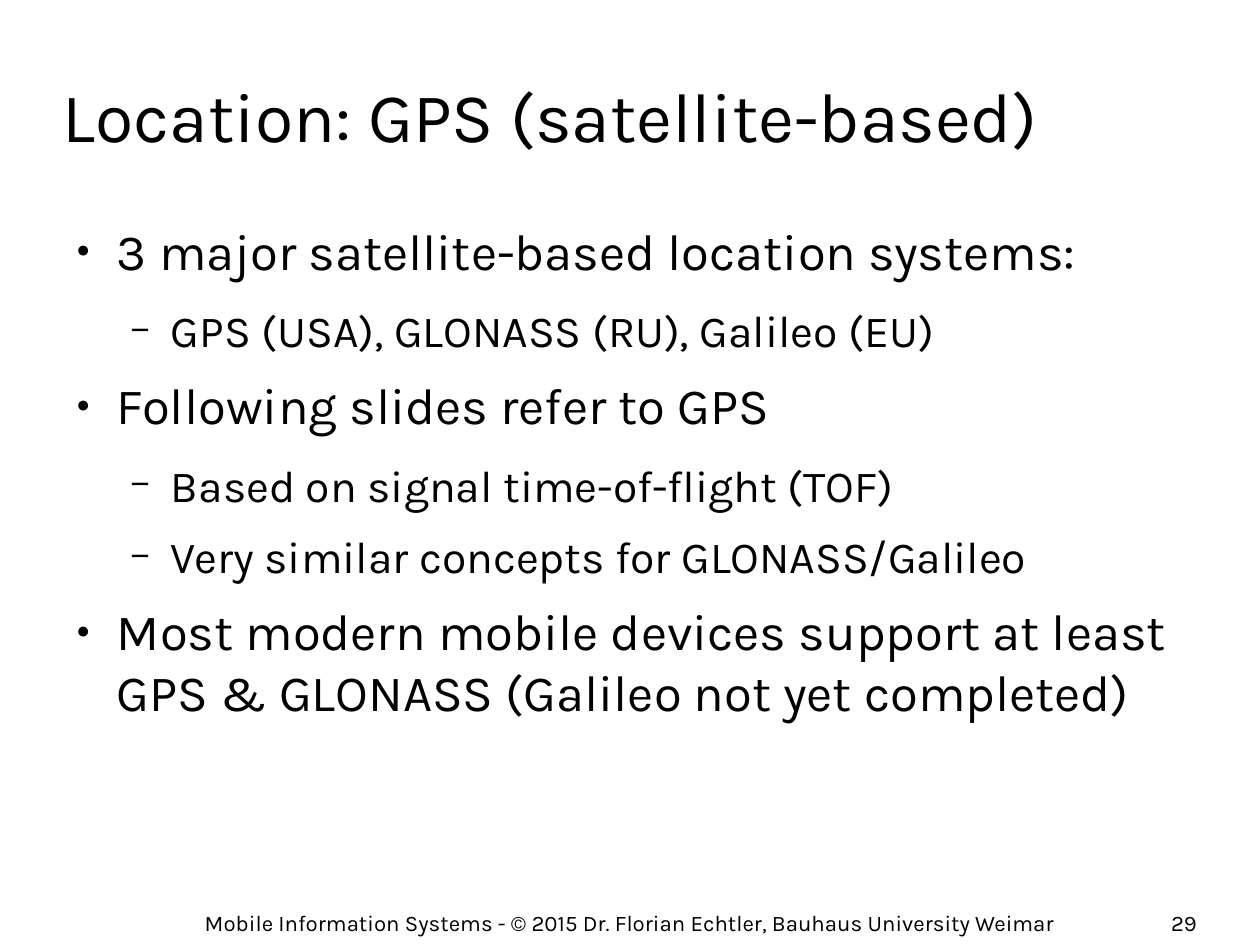
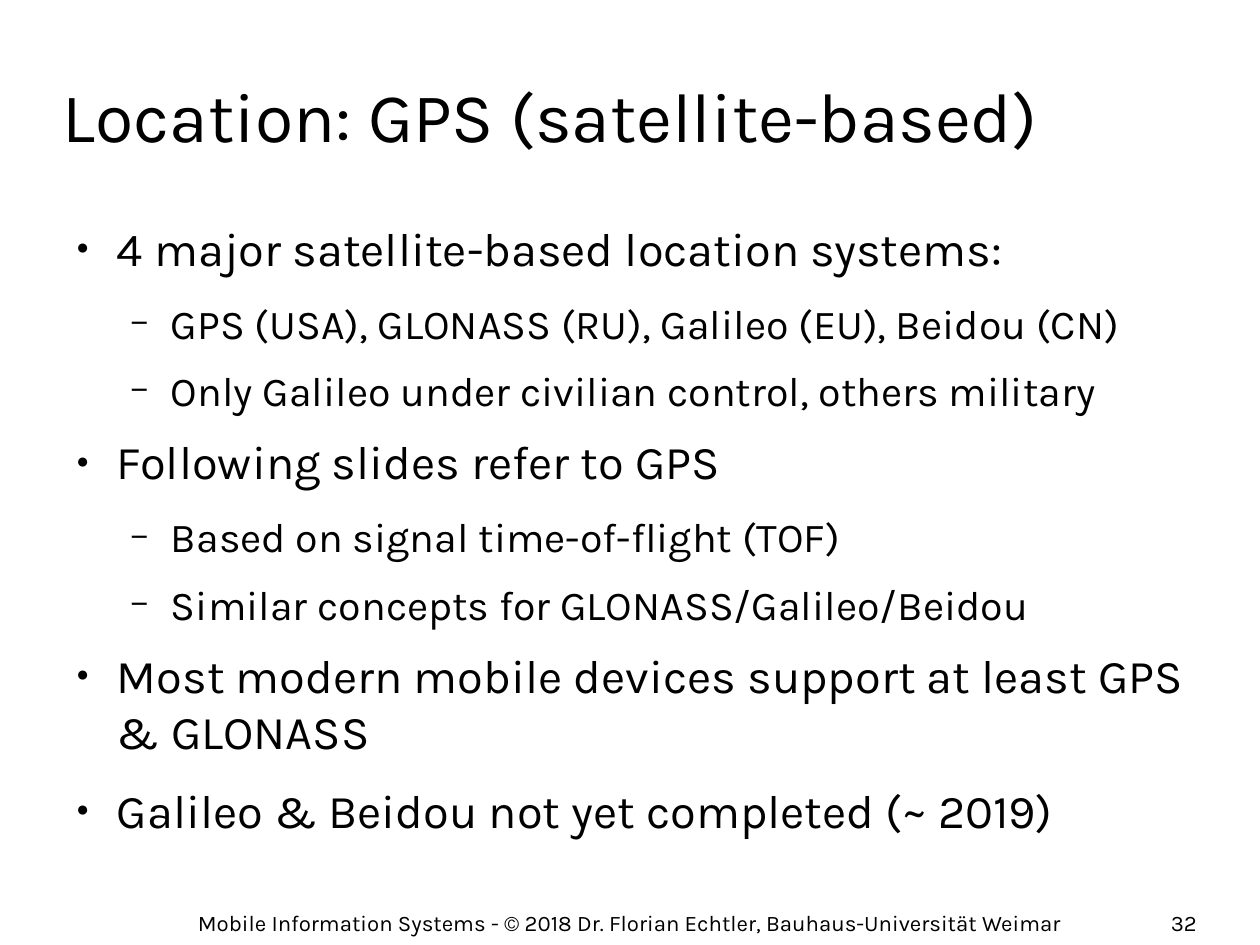
Before and after one commit to floe/mobile-information-systems, a slide deck: slide 32 of 03-networks-and-location.odp (slide 29 before the commit). Drawn at 1260x945 pixels with LibreOffice and Linux fonts; fonts in the diff are those of the drawing; background and template pictures are left out. Boxes give left, top, right and bottom in pixels: in the first picture for what was removed or moved away, otherwise in the second. Text is boxed around its words. In the diff, an @@ line names an element or a change of style, - is before the commit and + after.

```diff
--- a/03-networks-and-location.odp
+++ b/03-networks-and-location.odp
@@ text at (117, 233, 1119, 416): text changed; size 32 to 25.9 pt @@
-● 3 major satellite-based location systems:
-  − GPS (USA), GLONASS (RU), Galileo (EU)
+● 4 major satellite-based location systems:
+  − GPS (USA), GLONASS (RU), Galileo (EU), Beidou (CN)
+  − Only Galileo under civilian control, others military
@@ text at (117, 446, 840, 562): size 32 to 29.6 pt in "Following slides refer to GPS"; size 28 to 25.9 pt in "Based on signal time-of-flight (TOF)" @@
@@ text at (117, 590, 1183, 839): text changed; size 32 to 29.6 pt @@
-  − Very similar concepts for GLONASS/Galileo
-● Most modern mobile devices support at least GPS & GLONASS (Galileo not yet completed)
+  − Similar concepts for GLONASS/Galileo/Beidou
+● Most modern mobile devices support at least GPS & GLONASS
+● Galileo & Beidou not yet completed (~ 2019)
@@ text at (198, 915, 1060, 937): text changed @@
-Mobile Information Systems - © 2015 Dr. Florian Echtler, Bauhaus University Weimar
+Mobile Information Systems - © 2018 Dr. Florian Echtler, Bauhaus-Universität Weimar
@@ page number at (1171, 916, 1197, 932): text changed @@
-29
+32
```
Also in this commit, not shown: 68 other slides changed, 3 slides added, 2 other files.
